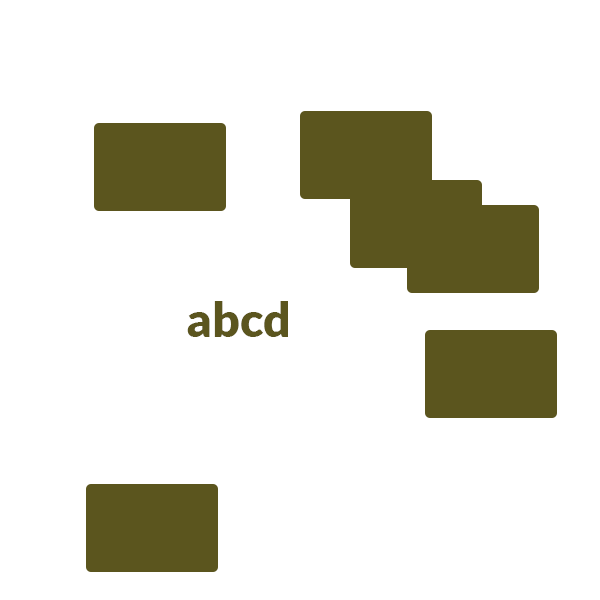
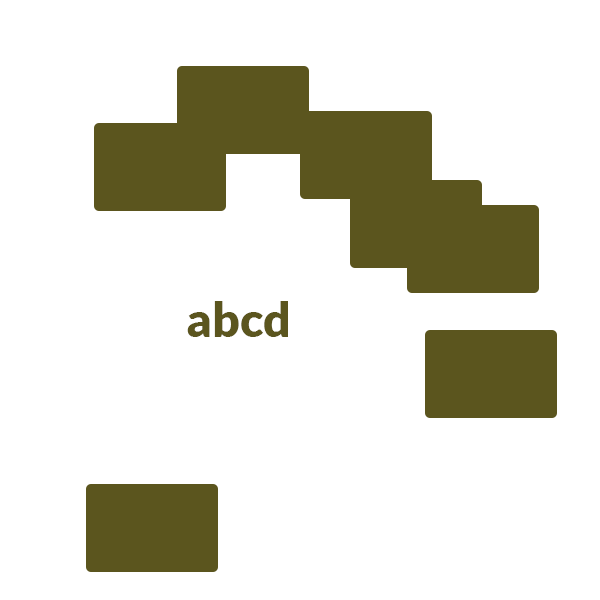
Revision of a layered 600 × 600 image; what changed, layer by layer:
added layer "Rounded Rectangle 7" above "Rounded Rectangle 6" over (x1=177, y1=66, x2=309, y2=154)
